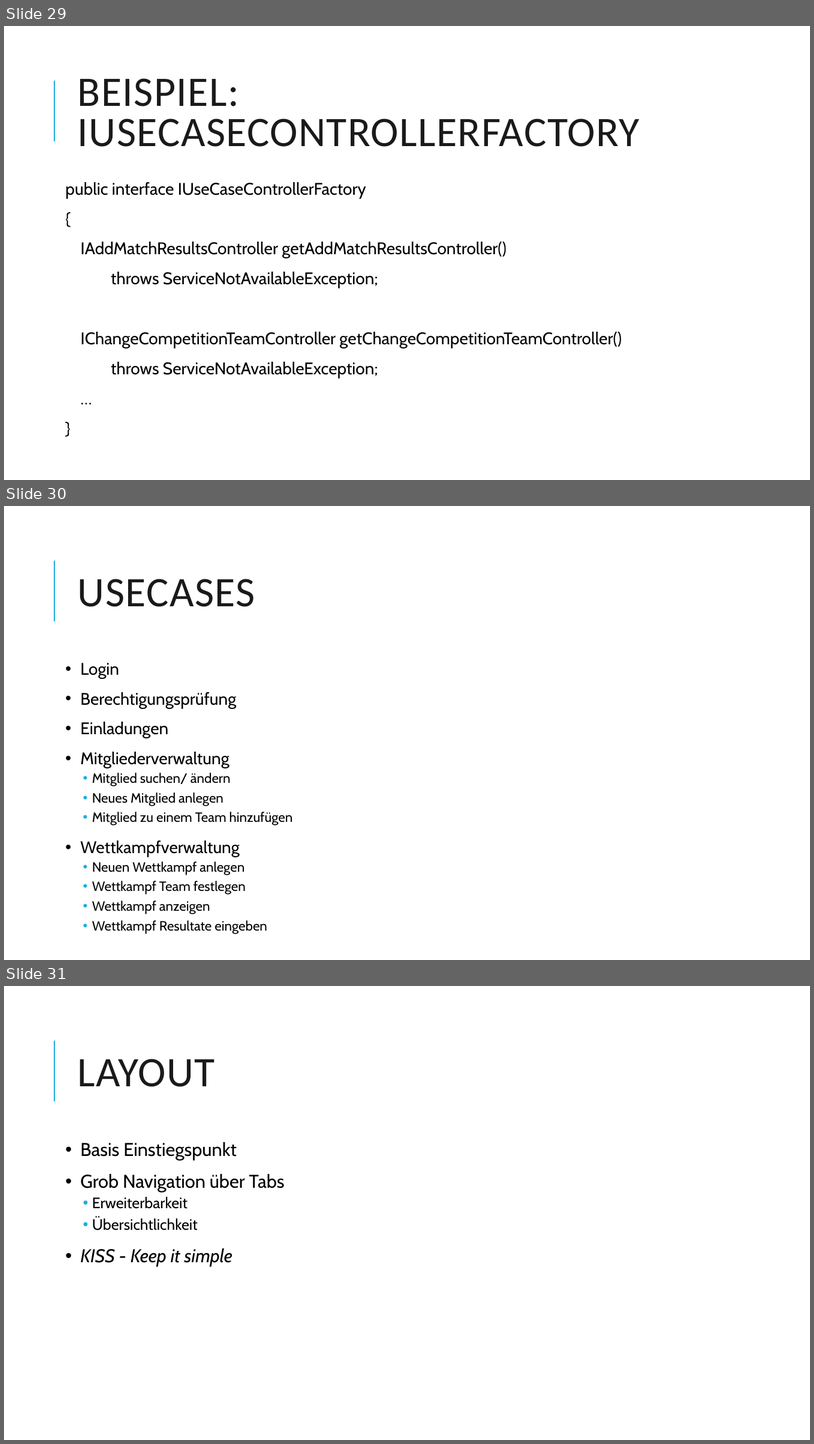
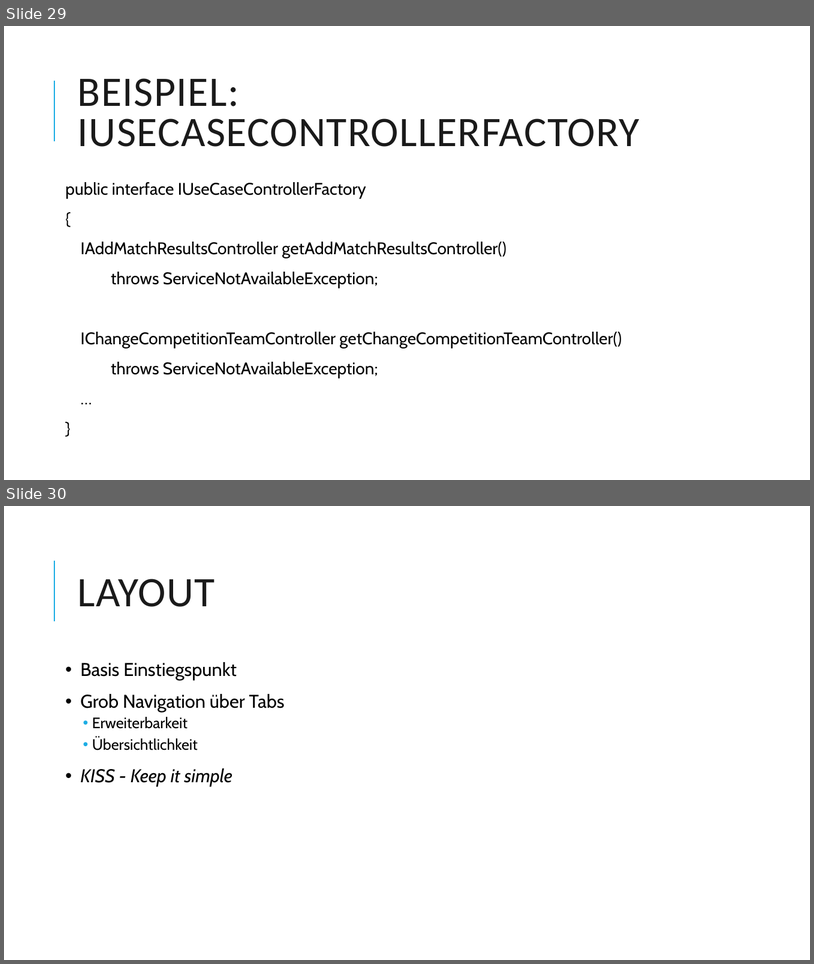
Before and after one commit to Dabjazz/SportsClubManager, a slide deck: Presentation/Presentation.pptx. Shown one above the other, each under a label of ours: slides 29, 30 and 31 before the commit, slides 29 and 30 after it. The pictures are 814x1444 and 814x964 pixels, drawn with LibreOffice and Linux fonts; fonts in the diff are those of the drawing. Boxes give left, top, right and bottom in pixels: in the first picture for what was removed or moved away, otherwise in the second. Text is boxed around its words. In the diff, an @@ line names an element or a change of style, - is before the commit and + after.

```diff
--- a/Presentation/Presentation.pptx
+++ b/Presentation/Presentation.pptx
@@ slide 30 removed at [4, 506, 810, 960], background #FFFFFF; not listed: 1 template element that a slide beside it also shows @@
@@ title removed at [78, 579, 255, 607] @@
-USECASES
@@ text removed at [80, 663, 293, 934] @@
-• Login
-• Berechtigungsprüfung
-• Einladungen
-• Mitgliederverwaltung
-  • Mitglied suchen/ ändern
-  • Neues Mitglied anlegen
-  • Mitglied zu einem Team hinzufügen
-• Wettkampfverwaltung
-  • Neuen Wettkampf anlegen
-  • Wettkampf Team festlegen
-  • Wettkampf anzeigen
-  • Wettkampf Resultate eingeben
@@ what was slide 31 is now slide 30 @@
```
Also in this commit, not shown: 3 slides changed, 1 slide added, 1 other slide removed, 1 other file.
